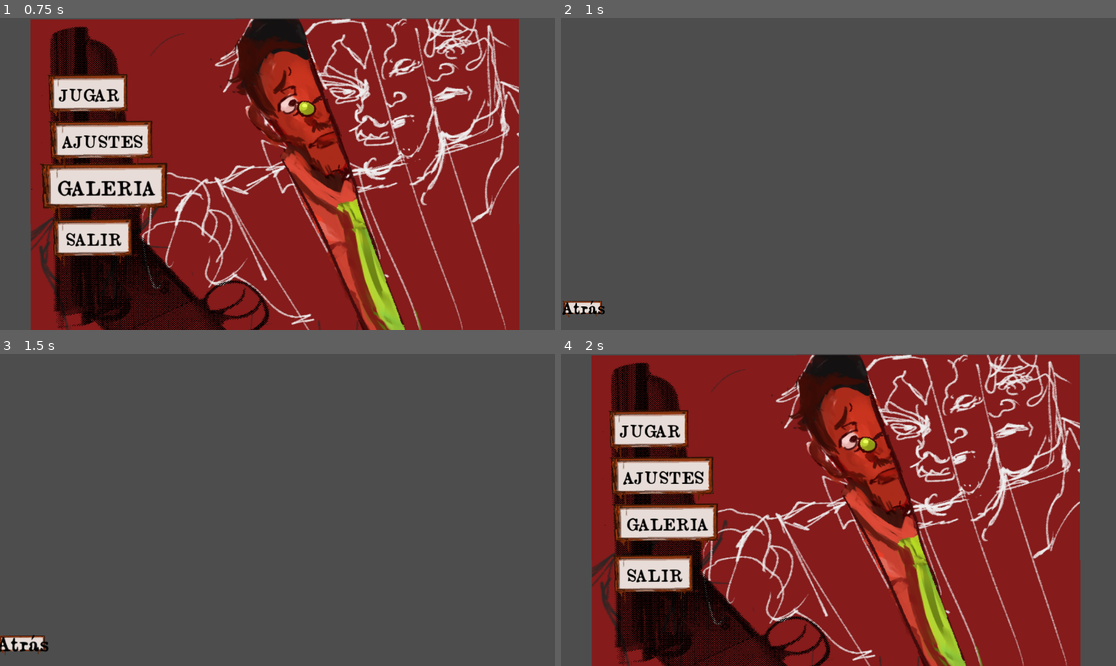
Above: before the commit, frames 1-4 (two rows, left to right).
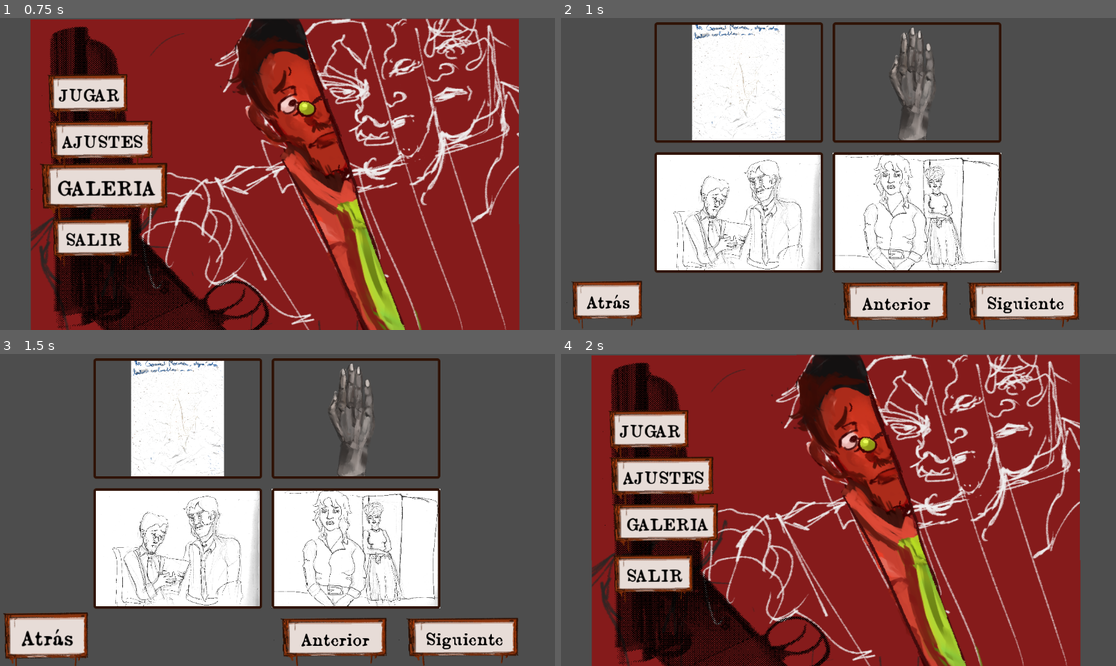
Above: after the commit, the same moments.

Repository: Va-lan-art/THE-HUNT
Game: Godot game, scene res://escenas/INTO.tscn
Same seed, same stepped clock (60 frames per second), same inputs: the game is played once before the commit and once after it. Sound files missing from this copy of the repository are replaced by a short silence.
Inputs:
- Up to frame 1 (0.75 s): click "GALERIA" at 0.5 s
- Up to frame 2 (1 s): no input
- Up to frame 3 (1.5 s): click "Atrás" at 1.25 s
- Up to frame 4 (2 s): no input

Frame 1 is identical in both runs. In frame 2, 38% of the frame differs, in the area x 0-94%, y 1-100%; in frame 3, 39%; in frame 4, nothing differs.

Commit message:
Modificado el botón reutilizable para cambiar de páginas en la galería, añadida la galería funcional.

Diff:
--- a/classes/boton_reutilizable.gd
+++ b/classes/boton_reutilizable.gd
@@ -4,7 +4,12 @@
 @export var nombre_escena: String = ""          # Ej: "MENU" (ignorado si es_boton_salida=true)
 @export var carpeta_escenas: String = "res://escenas/"
 @export var es_boton_salida: bool = false       # Marca esto para que el botón cierre el juego
+@export var es_boton_galeria: bool = false      # Nuevo: Si es true, emite señal en lugar de cambiar escena
 @export var sonido_personalizado: AudioStream   # Sonido para salida (opcional)
+
+### --- SEÑALES --- ###
+signal galeria_anterior_presionado
+signal galeria_siguiente_presionado
 
 ### --- PROPIEDADES DE ANIMACIÓN --- ###
 @export var escala_hover: Vector2 = Vector2(1.2, 1.2)
@@ -38,12 +43,17 @@
 ### --- LÓGICA PRINCIPAL --- ###
 func _on_button_pressed():
 	$SonidoPulsado.play()
-	await get_tree().create_timer(0.2).timeout  # Espera mínima
+	await get_tree().create_timer(0.2).timeout
 
 	if es_boton_salida:
 		await salir_del_juego()
+	elif es_boton_galeria:
+		if "anterior" in name.to_lower():  # Detecta si el botón tiene "anterior" en su nombre
+			emit_signal("galeria_anterior_presionado")
+		else:
+			emit_signal("galeria_siguiente_presionado")
 	elif nombre_escena != "":
-		cambiar_escena()
+		cambiar_escena()  # Comportamiento por defecto
 
 ### --- FUNCIONES ESPECÍFICAS --- ###
 func cambiar_escena():
@@ -60,6 +70,4 @@
 		add_child(audio)
 		audio.play()
 		await audio.finished
-
-	get_tree().quit()  # Cierra el juego
-	# Para web: JavaScriptBridge.eval("window.close()", true)
+	get_tree().quit()
--- a/classes/boton_reutilizable.tscn
+++ b/classes/boton_reutilizable.tscn
@@ -19,31 +19,26 @@
 offset_top = -14.0
 offset_right = 178.0
 offset_bottom = 104.0
+theme_override_colors/font_color = Color(0, 0, 0, 1)
+theme_override_colors/font_pressed_color = Color(0, 0, 0, 1)
+theme_override_colors/font_hover_color = Color(0, 0, 0, 1)
+theme_override_colors/font_focus_color = Color(0, 0, 0, 1)
+theme_override_colors/font_hover_pressed_color = Color(0, 0, 0, 1)
 theme_override_colors/font_disabled_color = Color(0, 0, 0, 1)
-theme_override_colors/font_hover_pressed_color = Color(0, 0, 0, 1)
-theme_override_colors/font_hover_color = Color(0, 0, 0, 1)
+theme_override_colors/font_outline_color = Color(0, 0, 0, 1)
+theme_override_colors/icon_normal_color = Color(0, 0, 0, 1)
+theme_override_colors/icon_pressed_color = Color(0, 0, 0, 1)
+theme_override_colors/icon_hover_color = Color(0, 0, 0, 1)
+theme_override_colors/icon_hover_pressed_color = Color(0, 0, 0, 1)
+theme_override_colors/icon_focus_color = Color(0, 0, 0, 1)
 theme_override_colors/icon_disabled_color = Color(0, 0, 0, 1)
-theme_override_colors/icon_hover_pressed_color = Color(0, 0, 0, 1)
-theme_override_colors/icon_hover_color = Color(0, 0, 0, 1)
-theme_override_colors/icon_pressed_color = Color(0, 0, 0, 1)
-theme_override_colors/icon_focus_color = Color(0, 0, 0, 1)
-theme_override_colors/icon_normal_color = Color(0, 0, 0, 1)
-theme_override_colors/font_outline_color = Color(0, 0, 0, 1)
-theme_override_colors/font_color = Color(0, 0, 0, 1)
-theme_override_colors/font_focus_color = Color(0, 0, 0, 1)
-theme_override_colors/font_pressed_color = Color(0, 0, 0, 1)
 theme_override_fonts/font = ExtResource("1_quflt")
 theme_override_font_sizes/font_size = 40
+theme_override_styles/normal = SubResource("StyleBoxTexture_quflt")
+theme_override_styles/hover = SubResource("StyleBoxTexture_n67hd")
+theme_override_styles/pressed = SubResource("StyleBoxTexture_quflt")
+theme_override_styles/disabled = SubResource("StyleBoxTexture_quflt")
 theme_override_styles/focus = SubResource("StyleBoxTexture_quflt")
-theme_override_styles/disabled_mirrored = SubResource("StyleBoxTexture_quflt")
-theme_override_styles/disabled = SubResource("StyleBoxTexture_quflt")
-theme_override_styles/hover_pressed = SubResource("StyleBoxTexture_quflt")
-theme_override_styles/hover_mirrored = SubResource("StyleBoxTexture_quflt")
-theme_override_styles/hover = SubResource("StyleBoxTexture_n67hd")
-theme_override_styles/pressed_mirrored = SubResource("StyleBoxTexture_quflt")
-theme_override_styles/pressed = SubResource("StyleBoxTexture_quflt")
-theme_override_styles/normal_mirrored = SubResource("StyleBoxTexture_quflt")
-theme_override_styles/normal = SubResource("StyleBoxTexture_quflt")
 text = "Text"
 icon = SubResource("CanvasTexture_wslwf")
 script = ExtResource("1_pvy2d")
--- a/escenas/GALERIA.tscn
+++ b/escenas/GALERIA.tscn
@@ -1,60 +1,72 @@
 [gd_scene load_steps=3 format=3 uid="uid://dd88usy71tqaa"]
 
-[ext_resource type="Script" uid="uid://d1euemc6qd4sr" path="res://escenas/main.gd" id="1_cvur8"]
+[ext_resource type="Script" path="res://escenas/galeria.gd" id="1_gmlum"]
 [ext_resource type="PackedScene" uid="uid://dl48u6qxhqehv" path="res://classes/boton_reutilizable.tscn" id="3_me7lx"]
 
 [node name="Node2D" type="Node2D"]
 position = Vector2(-16, 44)
 
-[node name="Main" type="Control" parent="."]
-layout_mode = 3
-anchors_preset = 0
-offset_left = 20.0
-offset_top = 10.0
-offset_right = 20.0
-offset_bottom = 10.0
-script = ExtResource("1_cvur8")
-
-[node name="MarginContainer" type="MarginContainer" parent="Main"]
+[node name="MarginContainer" type="MarginContainer" parent="."]
 custom_minimum_size = Vector2(20, 20)
-layout_mode = 1
-anchors_preset = 15
-anchor_right = 1.0
-anchor_bottom = 1.0
-offset_left = -19.0
-offset_top = -10.0
-offset_right = 1134.0
-offset_bottom = 632.0
+anchors_preset = 8
+anchor_left = 0.5
+anchor_top = 0.5
+anchor_right = 0.5
+anchor_bottom = 0.5
+offset_left = 200.0
+offset_top = -85.0
+offset_right = 220.0
+offset_bottom = 85.0
 grow_horizontal = 2
 grow_vertical = 2
+theme_override_constants/margin_top = 50
+theme_override_constants/margin_bottom = 120
+script = ExtResource("1_gmlum")
 
-[node name="VBoxContainer" type="VBoxContainer" parent="Main/MarginContainer"]
+[node name="Panel" type="Panel" parent="MarginContainer"]
+layout_mode = 2
+size_flags_horizontal = 4
+
+[node name="GridContainer" type="GridContainer" parent="MarginContainer/Panel"]
+layout_mode = 2
+offset_right = 1153.0
+offset_bottom = 640.0
+theme_override_constants/h_separation = 20
+theme_override_constants/v_separation = 20
+columns = 2
+
+[node name="Imagen1" type="TextureRect" parent="MarginContainer/Panel/GridContainer"]
 layout_mode = 2
 
-[node name="TextureRect" type="TextureRect" parent="Main/MarginContainer/VBoxContainer"]
-layout_mode = 2
-expand_mode = 5
-stretch_mode = 5
-
-[node name="HBoxContainer" type="HBoxContainer" parent="Main/MarginContainer/VBoxContainer/TextureRect"]
-layout_mode = 0
-offset_left = 6.0
-offset_top = -31.0
-offset_right = 1067.0
-offset_bottom = 605.0
-
-[node name="Button" type="Button" parent="Main/MarginContainer/VBoxContainer/TextureRect/HBoxContainer"]
+[node name="Imagen2" type="TextureRect" parent="MarginContainer/Panel/GridContainer"]
 layout_mode = 2
 
-[node name="Button" type="Button" parent="Main/MarginContainer/VBoxContainer/TextureRect/HBoxContainer/Button"]
-layout_mode = 0
-offset_right = 8.0
-offset_bottom = 8.0
+[node name="Imagen3" type="TextureRect" parent="MarginContainer/Panel/GridContainer"]
+layout_mode = 2
+
+[node name="Imagen4" type="TextureRect" parent="MarginContainer/Panel/GridContainer"]
+layout_mode = 2
+
+[node name="Siguiente" parent="." instance=ExtResource("3_me7lx")]
+offset_left = 844.0
+offset_top = 490.0
+offset_right = 1112.0
+offset_bottom = 610.0
+text = "Siguiente"
+es_boton_galeria = true
 
 [node name="Atras" parent="." instance=ExtResource("3_me7lx")]
-offset_left = 14.0
-offset_top = 539.0
-offset_right = 108.0
-offset_bottom = 580.0
+offset_left = 28.0
+offset_top = 488.0
+offset_right = 197.0
+offset_bottom = 608.0
 text = "Atrás"
 nombre_escena = "INTO"
+
+[node name="Anterior" parent="." instance=ExtResource("3_me7lx")]
+offset_left = 584.0
+offset_top = 490.0
+offset_right = 838.0
+offset_bottom = 611.0
+text = "Anterior"
+es_boton_galeria = true
--- /dev/null
+++ b/escenas/Panel.gd
@@ -0,0 +1,8 @@
+extends Panel
+
+func configurar(textura: Texture2D):
+	$TextureRect.texture = textura
+
+func _input(event):
+	if event is InputEventMouseButton and event.pressed:
+		queue_free()
--- /dev/null
+++ b/escenas/VISTA_PREVIA.tscn
@@ -0,0 +1,16 @@
+[gd_scene load_steps=2 format=3 uid="uid://d1ugh1m2i87c2"]
+
+[ext_resource type="Script" path="res://escenas/Panel.gd" id="1_sxesm"]
+
+[node name="Node2D" type="Node2D"]
+
+[node name="Panel" type="Panel" parent="."]
+offset_right = 40.0
+offset_bottom = 40.0
+script = ExtResource("1_sxesm")
+
+[node name="TextureRect" type="TextureRect" parent="Panel"]
+layout_mode = 0
+offset_right = 40.0
+offset_bottom = 40.0
+stretch_mode = 4
--- a/escenas/galeria.gd
+++ b/escenas/galeria.gd
@@ -1,11 +1,94 @@
-extends Node2D
+extends MarginContainer
 
+@export var imagenes_por_pagina: int = 4
+@export var ruta_galeria: String = "res://galeria/"
 
-# Called when the node enters the scene tree for the first time.
-func _ready() -> void:
-	pass # Replace with function body.
+var imagenes: Array = []
+var pagina_actual: int = 0
 
+@onready var grid: GridContainer = $Panel/GridContainer
+@onready var boton_anterior: Button = get_node("/root/Node2D/Anterior")
+@onready var boton_siguiente: Button = get_node("/root/Node2D/Siguiente")
 
-# Called every frame. 'delta' is the elapsed time since the previous frame.
-func _process(delta: float) -> void:
-	pass
+signal imagen_seleccionada(texture_rect: TextureRect)
+
+func _ready():
+	await get_tree().process_frame  # Espera a que los nodos estén listos
+
+	if not grid:
+		push_error("GridContainer no encontrado!")
+		return
+
+	cargar_imagenes()
+	_aplicar_estilos()
+	actualizar_pagina()
+	conectar_botones()
+
+func _aplicar_estilos():
+	var estilo_borde = StyleBoxFlat.new()
+	estilo_borde.bg_color = Color(0.0, 0.0, 0.0, 0.0)  # Fondo semitransparente
+	estilo_borde.border_color = Color(47/255.0, 18/255.0, 5/255.0)
+	estilo_borde.set_border_width_all(5)
+	estilo_borde.set_corner_radius_all(5)
+	estilo_borde.set_content_margin_all(10)
+
+	for hijo in grid.get_children():
+		if hijo is TextureRect:
+			# Ajustes de tamaño
+			hijo.custom_minimum_size = Vector2(350, 250)  # Ancho x Alto
+			hijo.expand_mode = TextureRect.EXPAND_IGNORE_SIZE
+			hijo.stretch_mode = TextureRect.STRETCH_KEEP_ASPECT_CENTERED
+
+			# Borde como nodo hijo (alternativa mejorada)
+			var borde = Panel.new()
+			borde.add_theme_stylebox_override("panel", estilo_borde)
+			borde.set_anchors_and_offsets_preset(Control.PRESET_FULL_RECT)
+			borde.mouse_filter = Control.MOUSE_FILTER_IGNORE
+			hijo.add_child(borde)
+
+			# Debug visual (opcional)
+			hijo.modulate = Color.WHITE  # Asegura visibilidad
+
+func _on_texture_rect_input(event: InputEvent, texture_rect: TextureRect):
+	if event is InputEventMouseButton and event.pressed and event.button_index == MOUSE_BUTTON_LEFT:
+		emit_signal("imagen_seleccionada", texture_rect)
+
+func cargar_imagenes():
+	var dir = DirAccess.open(ruta_galeria)
+	if dir:
+		dir.list_dir_begin()
+		var nombre_archivo = dir.get_next()
+		while nombre_archivo != "":
+			if nombre_archivo.ends_with(".png") or nombre_archivo.ends_with(".jpg"):
+				imagenes.append(ruta_galeria + nombre_archivo)
+			nombre_archivo = dir.get_next()
+
+func actualizar_pagina():  # ¡CORRECCIÓN CLAVE AQUÍ!
+	var inicio = pagina_actual * imagenes_por_pagina
+	var fin = inicio + imagenes_por_pagina
+
+	boton_anterior.disabled = (pagina_actual == 0)
+	boton_siguiente.disabled = (fin >= imagenes.size())
+
+	for i in range(grid.get_child_count()):
+		var texture_rect = grid.get_child(i) as TextureRect
+		if texture_rect:
+			if inicio + i < imagenes.size():
+				texture_rect.texture = load(imagenes[inicio + i])  # Usamos .texture, no .texture_normal
+				texture_rect.visible = true
+			else:
+				texture_rect.visible = false
+
+func conectar_botones():
+	boton_anterior.galeria_anterior_presionado.connect(_on_anterior_presionado)
+	boton_siguiente.galeria_siguiente_presionado.connect(_on_siguiente_presionado)
+
+func _on_anterior_presionado():
+	if pagina_actual > 0:
+		pagina_actual -= 1
+		actualizar_pagina()
+
+func _on_siguiente_presionado():
+	if (pagina_actual + 1) * imagenes_por_pagina < imagenes.size():
+		pagina_actual += 1
+		actualizar_pagina()
--- a/project.godot
+++ b/project.godot
@@ -11,8 +11,8 @@
 [application]
 
 config/name="THEHUNT"
-run/main_scene="uid://bwsblfdhkd1sa"
-config/features=PackedStringArray("4.4", "GL Compatibility")
+run/main_scene="res://escenas/INTO.tscn"
+config/features=PackedStringArray("4.2", "GL Compatibility")
 
 [autoload]
 
Not shown: 1 places in classes/boton_reutilizable.tscn that only renumber resources
